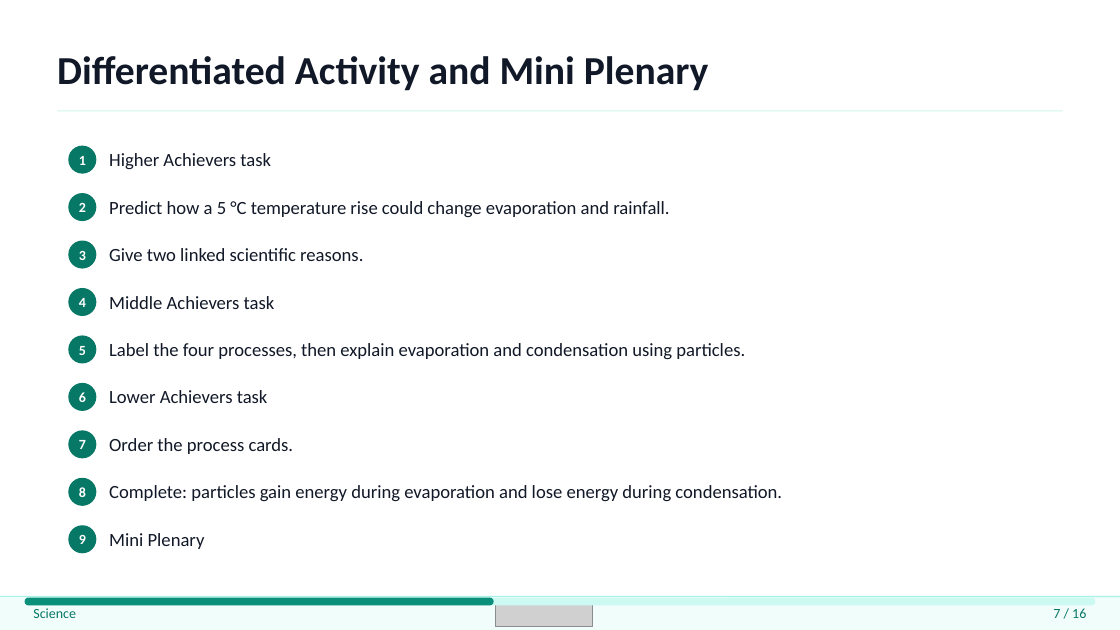
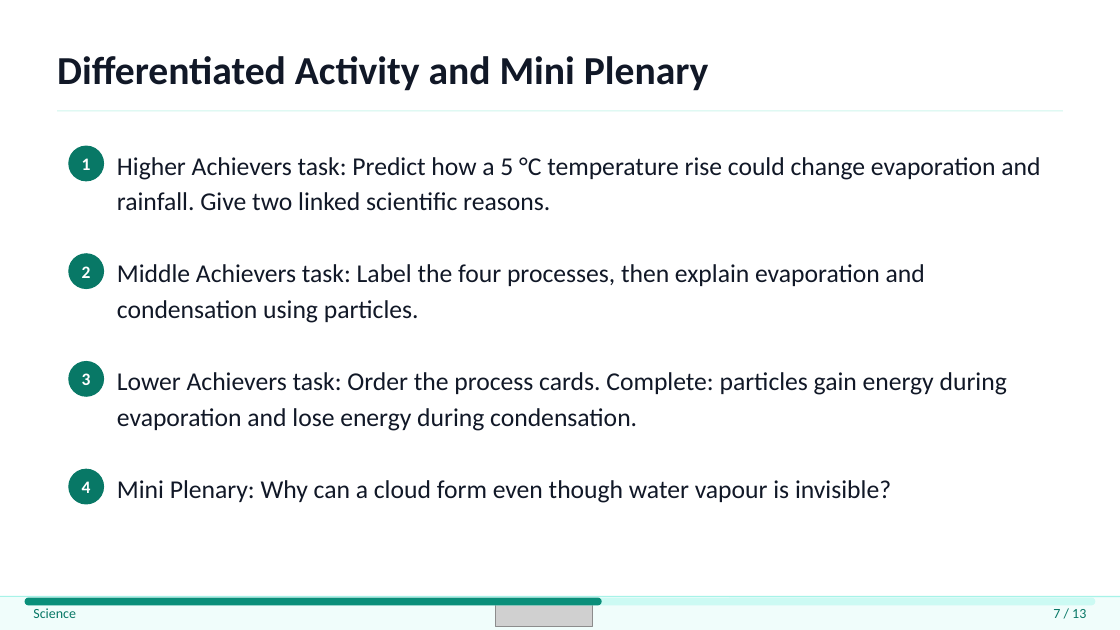
Before and after one commit to yusufbasheer-cpu/teacher-app, a slide deck: slide 7 of artifacts/critical-quality-review/corrected/water-cycle-content-benchmark.pptx. Drawn at 1120x630 pixels with LibreOffice and Linux fonts; fonts in the diff are those of the drawing; grey boxes stand for pictures. Boxes give left, top, right and bottom in pixels: in the first picture for what was removed or moved away, otherwise in the second. Text is boxed around its words. In the diff, an @@ line names an element or a change of style, - is before the commit and + after.

```diff
--- a/artifacts/critical-quality-review/corrected/water-cycle-content-benchmark.pptx
+++ b/artifacts/critical-quality-review/corrected/water-cycle-content-benchmark.pptx
@@ ellipse resized from (x1=69, y1=146, x2=96, y2=173) to (x1=69, y1=146, x2=103, y2=181) @@
@@ text at (x1=117, y1=157, x2=1040, y2=211): text changed; size 16 to 22 pt @@
-Higher Achievers task
+Higher Achievers task: Predict how a 5 °C temperature rise could change evaporation and rainfall. Give two linked scientific reasons.
@@ text removed at (x1=109, y1=201, x2=669, y2=217) @@
-Predict how a 5 °C temperature rise could change evaporation and rainfall.
@@ text "2" moved from (x1=79, y1=203, x2=86, y2=212) to (x1=82, y1=266, x2=91, y2=278) @@
@@ ellipse resized from (x1=69, y1=194, x2=96, y2=221) to (x1=69, y1=254, x2=103, y2=288) @@
@@ text removed at (x1=109, y1=248, x2=363, y2=261) @@
-Give two linked scientific reasons.
@@ text at (x1=117, y1=264, x2=925, y2=323): text changed; size 16 to 22 pt @@
-Label the four processes, then explain evaporation and condensation using particles.
+Middle Achievers task: Label the four processes, then explain evaporation and condensation using particles.
@@ text removed at (x1=109, y1=296, x2=275, y2=309) @@
-Middle Achievers task
@@ ellipse removed at (x1=69, y1=336, x2=96, y2=363) @@
@@ text removed at (x1=79, y1=346, x2=86, y2=355) @@
-5
@@ text "3" moved from (x1=79, y1=251, x2=86, y2=260) to (x1=82, y1=373, x2=91, y2=385) @@
@@ ellipse resized from (x1=69, y1=241, x2=96, y2=268) to (x1=69, y1=361, x2=103, y2=396) @@
@@ ellipse removed at (x1=69, y1=384, x2=96, y2=411) @@
@@ text at (x1=117, y1=372, x2=1007, y2=431): text changed; size 16 to 22 pt @@
-Complete: particles gain energy during evaporation and lose energy during condensation.
+Lower Achievers task: Order the process cards. Complete: particles gain energy during evaporation and lose energy during condensation.
@@ text removed at (x1=79, y1=392, x2=86, y2=402) @@
-6
@@ text removed at (x1=109, y1=390, x2=268, y2=403) @@
-Lower Achievers task
@@ ellipse removed at (x1=69, y1=431, x2=96, y2=458) @@
@@ text removed at (x1=79, y1=440, x2=86, y2=449) @@
-7
@@ text removed at (x1=109, y1=438, x2=294, y2=454) @@
-Order the process cards.
@@ size 12 to 15 pt in 4 elements at (x1=82, y1=158, x2=91, y2=170), (x1=82, y1=266, x2=91, y2=278), (x1=82, y1=373, x2=91, y2=385), (x1=82, y1=481, x2=91, y2=493) @@
@@ text "4" moved from (x1=79, y1=298, x2=86, y2=307) to (x1=82, y1=481, x2=91, y2=493) @@
@@ ellipse resized from (x1=69, y1=289, x2=96, y2=316) to (x1=69, y1=470, x2=103, y2=504) @@
@@ ellipse removed at (x1=69, y1=479, x2=96, y2=506) @@
@@ text removed at (x1=79, y1=487, x2=86, y2=497) @@
-8
@@ text added at (x1=117, y1=480, x2=891, y2=503), 22 pt, text #111827 @@
+Mini Plenary: Why can a cloud form even though water vapour is invisible?
@@ ellipse removed at (x1=69, y1=526, x2=96, y2=553) @@
@@ text removed at (x1=79, y1=535, x2=86, y2=544) @@
-9
@@ text removed at (x1=109, y1=533, x2=205, y2=549) @@
-Mini Plenary
@@ rounded rectangle resized from (x1=25, y1=598, x2=493, y2=605) to (x1=25, y1=598, x2=602, y2=605) @@
@@ text at (x1=1053, y1=609, x2=1086, y2=618): text changed @@
-7 / 16
+7 / 13
```
Also in this commit, not shown: 12 other slides changed, 3 slides removed, 19 other files.
